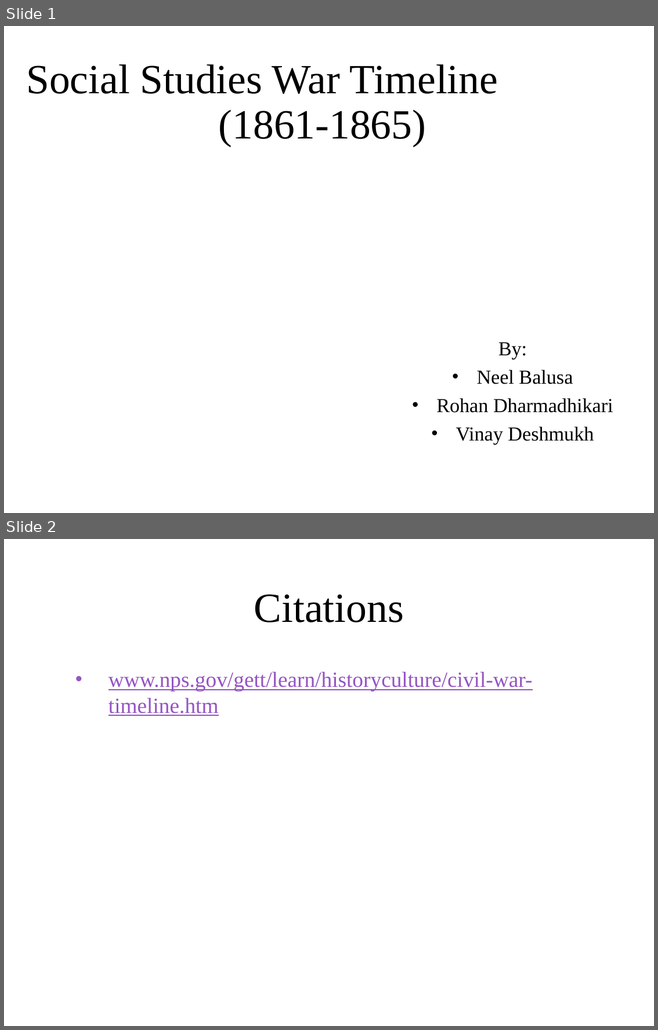
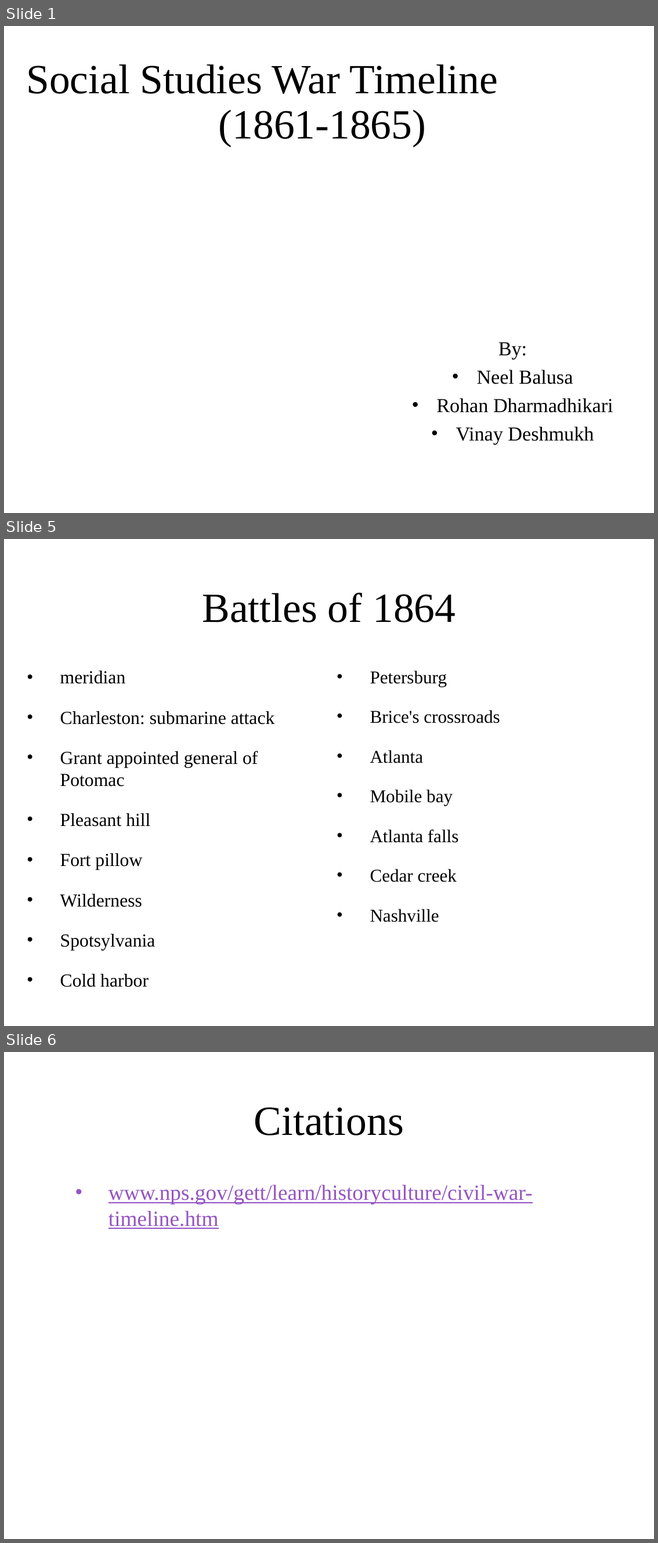
Before and after one commit to ngb3748/SS-Archive-proj, a slide deck: Archive project.pptx. Shown one above the other, each under a label of ours: slides 1 and 2 before the commit, slides 1, 5 and 6 after it; the slides between them are not shown. The pictures are 658x1030 and 658x1543 pixels, drawn with LibreOffice and Linux fonts; fonts in the diff are those of the drawing; background and template pictures are left out. Boxes give left, top, right and bottom in pixels: in the first picture for what was removed or moved away, otherwise in the second. Text is boxed around its words. In the diff, an @@ line names an element or a change of style, - is before the commit and + after.

```diff
--- a/Archive project.pptx
+++ b/Archive project.pptx
@@ slide 5 added at bbox=[4, 539, 654, 1026], background picture (left out) @@
@@ title added at bbox=[202, 592, 455, 623], 46 pt, text #000000 @@
+Battles of 1864
@@ text added at bbox=[60, 671, 275, 987], 20.4 pt, text #000000 @@
+• meridian
+• Charleston: submarine attack
+• Grant appointed general of Potomac
+• Pleasant hill
+• Fort pillow
+• Wilderness
+• Spotsylvania
+• Cold harbor
@@ text added at bbox=[370, 671, 499, 922], 20 pt, text #000000 @@
+• Petersburg
+• Brice's crossroads
+• Atlanta
+• Mobile bay
+• Atlanta falls
+• Cedar creek
+• Nashville
@@ what was slide 2 is now slide 6 @@
```
Also in this commit, not shown: 3 other slides added, 1 other file.
